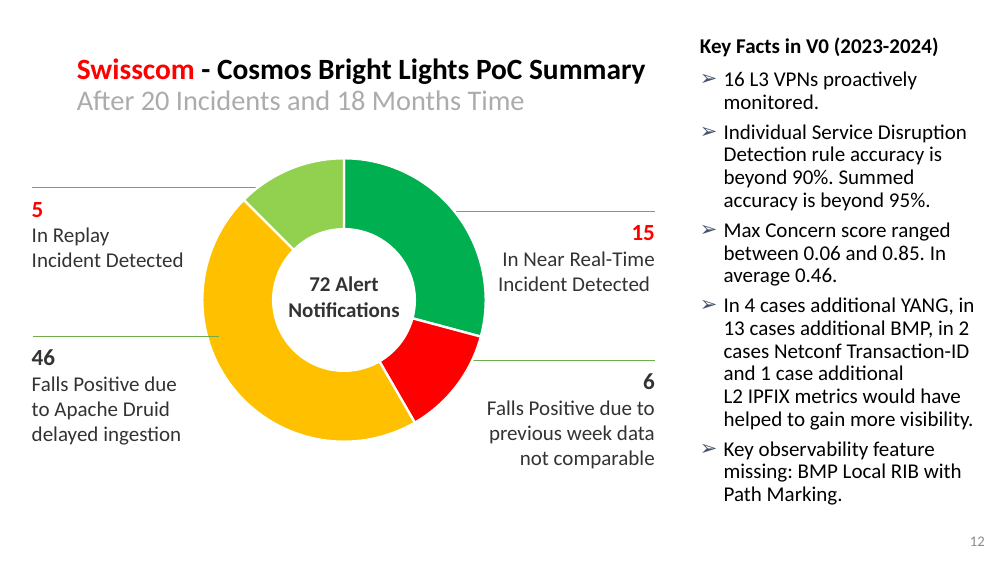
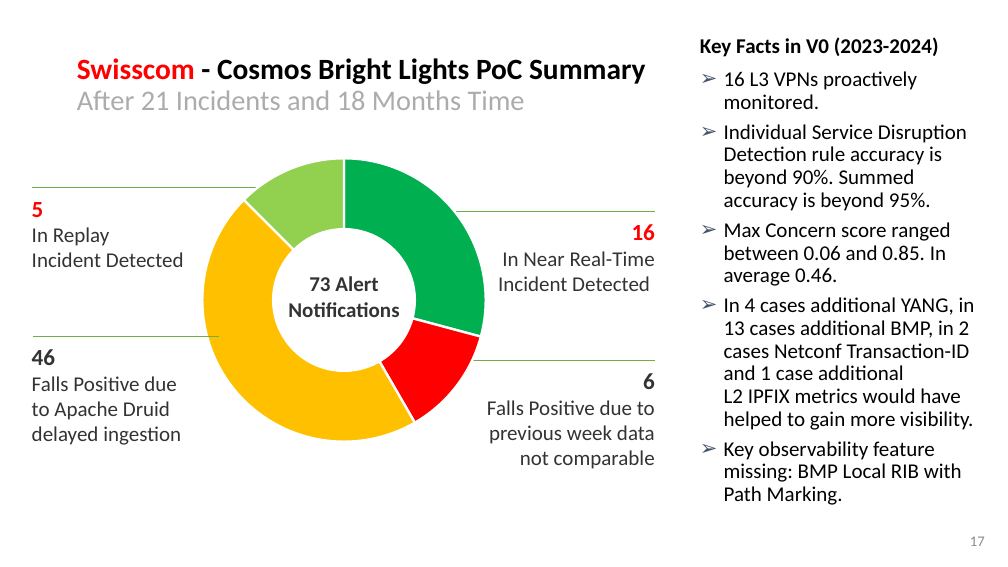
Before and after one commit to network-analytics/ietf-network-analytics-document-status, a slide deck: slide 17 of 121/NMOP/nmop-interim-swisscom-network-analytics-network-incident-postmortem.pptx (slide 12 before the commit). Drawn at 1008x567 pixels with LibreOffice and Linux fonts; fonts in the diff are those of the drawing. Boxes give left, top, right and bottom in pixels: in the first picture for what was removed or moved away, otherwise in the second. Text is boxed around its words. In the diff, an @@ line names an element or a change of style, - is before the commit and + after.

```diff
--- a/121/NMOP/nmop-interim-swisscom-network-analytics-network-incident-postmortem.pptx
+++ b/121/NMOP/nmop-interim-swisscom-network-analytics-network-incident-postmortem.pptx
@@ title at <box>77,58,645,110</box>: text changed @@
-Swisscom - Cosmos Bright Lights PoC Summary
-After 20 Incidents and 18 Months Time
+Swisscom - Cosmos Bright Lights PoC Summary
+After 21 Incidents and 18 Months Time
@@ text at <box>632,224,655,240</box>: text changed @@
-15
+16
@@ text in ellipse at <box>288,276,399,317</box>: text changed @@
-72 Alert Notifications
+73 Alert Notifications
@@ page number at <box>970,536,985,546</box>: text changed @@
-12
+17
```
Also in this commit, not shown: 4 other slides changed, 12 slides added, 7 slides removed, 1 other file.
